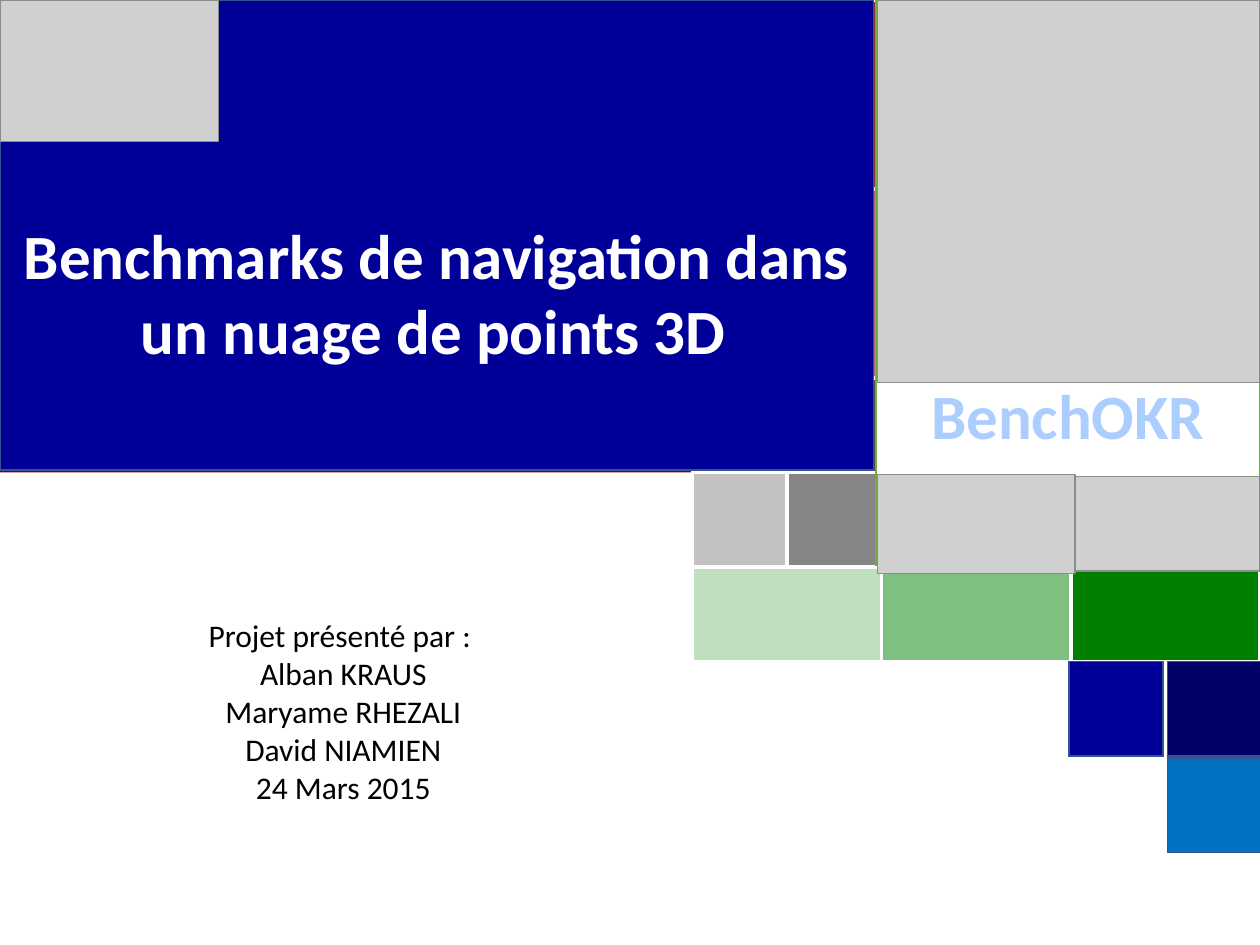
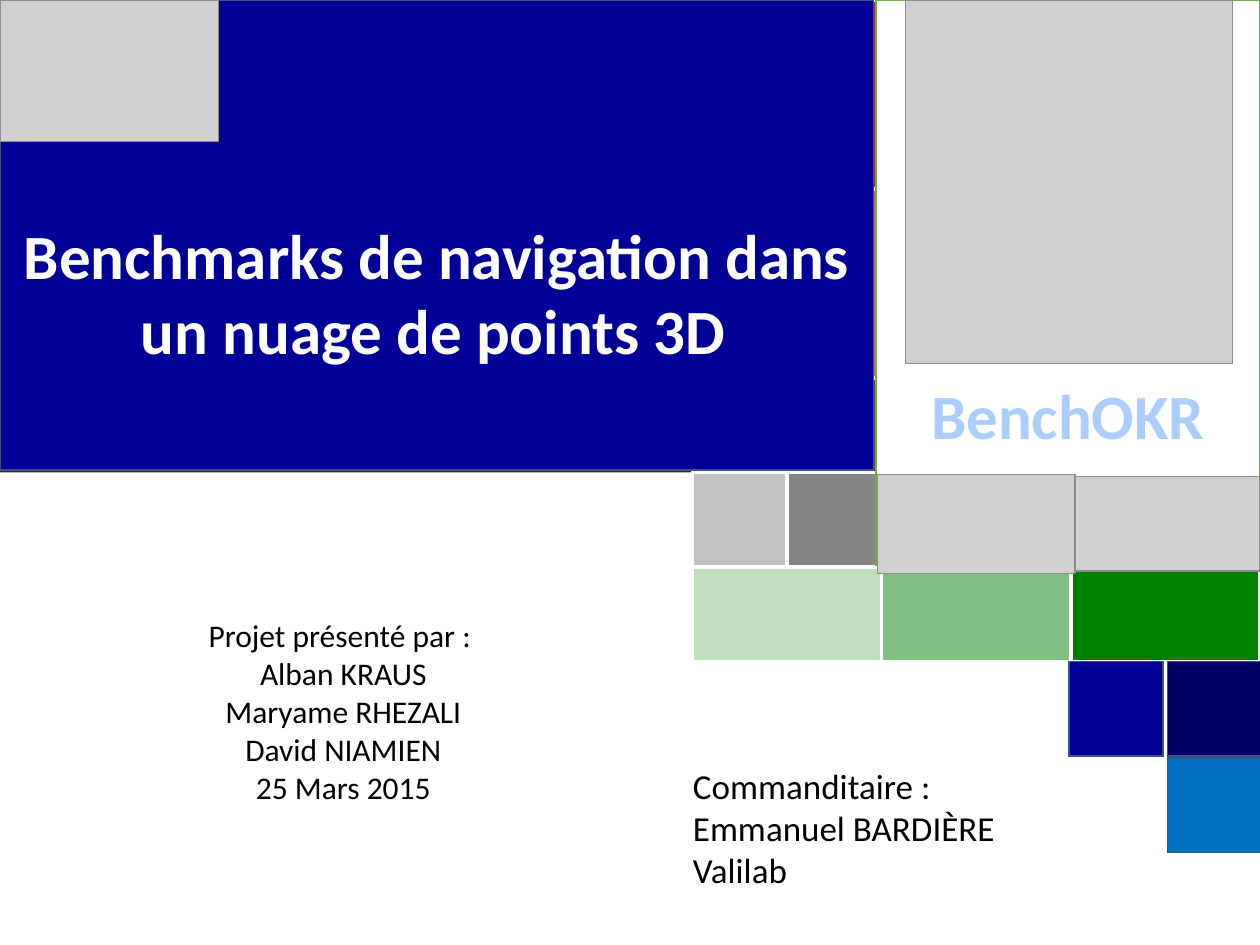
Before and after one commit to alkra/benchOKR, a slide deck: slide 1 of doc/ComitePilotage/Presentation.pptx. Drawn at 1260x945 pixels with LibreOffice and Linux fonts; fonts in the diff are those of the drawing; grey boxes stand for pictures; background and template pictures are left out. Boxes give left, top, right and bottom in pixels: in the first picture for what was removed or moved away, otherwise in the second. Text is boxed around its words. In the diff, an @@ line names an element or a change of style, - is before the commit and + after.

```diff
--- a/doc/ComitePilotage/Presentation.pptx
+++ b/doc/ComitePilotage/Presentation.pptx
@@ picture: place and size @@
-picture at [878,0,1260,382]
+picture at [905,0,1232,364]
@@ text in rectangle at [256,778,431,800]: text changed @@
-24 Mars 2015
+25 Mars 2015
@@ text added at [693,774,995,884], 20 pt, text #000000 @@
+Commanditaire :
+Emmanuel BARDIÈRE
+Valilab
```
Also in this commit, not shown: 17 other slides changed, 2 slides added, 2 slides removed, 2 other files.
